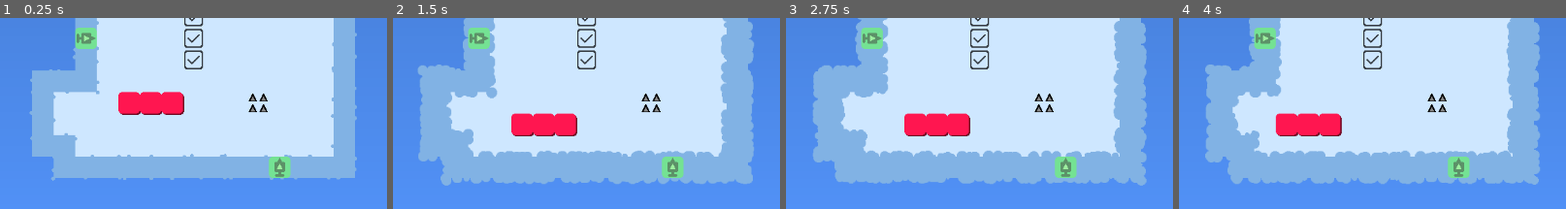
Above: before the commit, frames 1-4 (left to right).
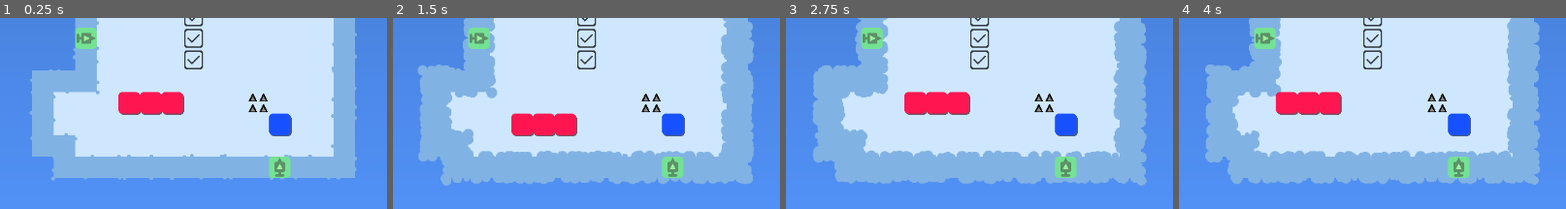
Above: after the commit, the same moments.

Repository: LightPotatoDev/BalloonGam
Game: Godot game, scene res://scenes/Main.tscn
Same seed, same stepped clock (60 frames per second), same inputs: the game is played once before the commit and once after it.
Inputs:
- Up to frame 1 (0.25 s): no input
- Up to frame 2 (1.5 s): tap Enter (ui_accept) at 0.5, 0.77, 0.8, 1.07, 1.35 s; hold Right (ui_right) 0.53-1.28 s; tap Z (undo) at 0.6 s; hold Down (ui_down) from 1.28 s (still down)
- Up to frame 3 (2.75 s): tap Enter (ui_accept) at 1.52, 1.82, 2.3 s; tap Z (undo) at 1.55, 2.1 s; release Down (ui_down) at 2.03 s; hold Right (ui_right) from 2.03 s (still down)
- Up to frame 4 (4 s): release Right (ui_right) at 2.78 s; hold Up (ui_up) 2.78-3.53 s; tap Z (undo) at 2.85 s; tap Enter (ui_accept) at 3.02, 3.32, 3.6, 3.77 s; hold Left (ui_left) from 3.53 s (still down)
The pictures show only the part of the screen within x 13-62%, y 45-95%; the shares and areas given below are measured in that part.

The runs differ from the first frame. In frame 1, 0.9% of the frame differs, in the area x 31-76%, y 40-62%; in frame 2, 0.8%; in frame 3, 4.6%; in frame 4, 4.6%, in the area x 24-76%, y 38-62%.

Commit message:
balloon poppin

Diff:
--- a/project.godot
+++ b/project.godot
@@ -22,6 +22,38 @@
 
 [input]
 
+ui_left={
+"deadzone": 0.5,
+"events": [Object(InputEventKey,"resource_local_to_scene":false,"resource_name":"","device":0,"window_id":0,"alt_pressed":false,"shift_pressed":false,"ctrl_pressed":false,"meta_pressed":false,"pressed":false,"keycode":4194319,"physical_keycode":0,"key_label":0,"unicode":0,"echo":false,"script":null)
+, Object(InputEventJoypadButton,"resource_local_to_scene":false,"resource_name":"","device":0,"button_index":13,"pressure":0.0,"pressed":false,"script":null)
+, Object(InputEventJoypadMotion,"resource_local_to_scene":false,"resource_name":"","device":0,"axis":0,"axis_value":-1.0,"script":null)
+, Object(InputEventKey,"resource_local_to_scene":false,"resource_name":"","device":-1,"window_id":0,"alt_pressed":false,"shift_pressed":false,"ctrl_pressed":false,"meta_pressed":false,"pressed":false,"keycode":0,"physical_keycode":65,"key_label":0,"unicode":97,"echo":false,"script":null)
+]
+}
+ui_right={
+"deadzone": 0.5,
+"events": [Object(InputEventKey,"resource_local_to_scene":false,"resource_name":"","device":0,"window_id":0,"alt_pressed":false,"shift_pressed":false,"ctrl_pressed":false,"meta_pressed":false,"pressed":false,"keycode":4194321,"physical_keycode":0,"key_label":0,"unicode":0,"echo":false,"script":null)
+, Object(InputEventJoypadButton,"resource_local_to_scene":false,"resource_name":"","device":0,"button_index":14,"pressure":0.0,"pressed":false,"script":null)
+, Object(InputEventJoypadMotion,"resource_local_to_scene":false,"resource_name":"","device":0,"axis":0,"axis_value":1.0,"script":null)
+, Object(InputEventKey,"resource_local_to_scene":false,"resource_name":"","device":-1,"window_id":0,"alt_pressed":false,"shift_pressed":false,"ctrl_pressed":false,"meta_pressed":false,"pressed":false,"keycode":0,"physical_keycode":68,"key_label":0,"unicode":100,"echo":false,"script":null)
+]
+}
+ui_up={
+"deadzone": 0.5,
+"events": [Object(InputEventKey,"resource_local_to_scene":false,"resource_name":"","device":0,"window_id":0,"alt_pressed":false,"shift_pressed":false,"ctrl_pressed":false,"meta_pressed":false,"pressed":false,"keycode":4194320,"physical_keycode":0,"key_label":0,"unicode":0,"echo":false,"script":null)
+, Object(InputEventJoypadButton,"resource_local_to_scene":false,"resource_name":"","device":0,"button_index":11,"pressure":0.0,"pressed":false,"script":null)
+, Object(InputEventJoypadMotion,"resource_local_to_scene":false,"resource_name":"","device":0,"axis":1,"axis_value":-1.0,"script":null)
+, Object(InputEventKey,"resource_local_to_scene":false,"resource_name":"","device":-1,"window_id":0,"alt_pressed":false,"shift_pressed":false,"ctrl_pressed":false,"meta_pressed":false,"pressed":false,"keycode":0,"physical_keycode":87,"key_label":0,"unicode":119,"echo":false,"script":null)
+]
+}
+ui_down={
+"deadzone": 0.5,
+"events": [Object(InputEventKey,"resource_local_to_scene":false,"resource_name":"","device":0,"window_id":0,"alt_pressed":false,"shift_pressed":false,"ctrl_pressed":false,"meta_pressed":false,"pressed":false,"keycode":4194322,"physical_keycode":0,"key_label":0,"unicode":0,"echo":false,"script":null)
+, Object(InputEventJoypadButton,"resource_local_to_scene":false,"resource_name":"","device":0,"button_index":12,"pressure":0.0,"pressed":false,"script":null)
+, Object(InputEventJoypadMotion,"resource_local_to_scene":false,"resource_name":"","device":0,"axis":1,"axis_value":1.0,"script":null)
+, Object(InputEventKey,"resource_local_to_scene":false,"resource_name":"","device":-1,"window_id":0,"alt_pressed":false,"shift_pressed":false,"ctrl_pressed":false,"meta_pressed":false,"pressed":false,"keycode":0,"physical_keycode":83,"key_label":0,"unicode":115,"echo":false,"script":null)
+]
+}
 undo={
 "deadzone": 0.5,
 "events": [Object(InputEventKey,"resource_local_to_scene":false,"resource_name":"","device":-1,"window_id":0,"alt_pressed":false,"shift_pressed":false,"ctrl_pressed":false,"meta_pressed":false,"pressed":false,"keycode":0,"physical_keycode":90,"key_label":0,"unicode":122,"echo":false,"script":null)
--- a/resources/balloon_tileset.tres
+++ b/resources/balloon_tileset.tres
@@ -1,9 +1,11 @@
-[gd_resource type="TileSet" load_steps=3 format=3 uid="uid://bfycqwhvfmjyf"]
+[gd_resource type="TileSet" load_steps=4 format=3 uid="uid://bfycqwhvfmjyf"]
 
 [ext_resource type="PackedScene" uid="uid://bmghjdu7kggnd" path="res://scenes/objects/BalloonTile.tscn" id="1_t0ts6"]
+[ext_resource type="PackedScene" uid="uid://du16g7j7n7kmd" path="res://scenes/effects/BalloonPopParticle.tscn" id="2_osu6m"]
 
 [sub_resource type="TileSetScenesCollectionSource" id="TileSetScenesCollectionSource_bepkv"]
 scenes/1/scene = ExtResource("1_t0ts6")
+scenes/2/scene = ExtResource("2_osu6m")
 
 [resource]
 tile_size = Vector2i(32, 32)
--- a/scenes/EventBus.gd
+++ b/scenes/EventBus.gd
@@ -3,6 +3,9 @@
 signal undo()
 signal move()
 
+signal one_balloon_scaled()
+signal balloon_scaled_global()
+
 signal yes_tile_exist()
 signal yes_tile(power:bool)
 signal no_tile(power:bool)
--- a/scenes/GameManager.gd
+++ b/scenes/GameManager.gd
@@ -2,19 +2,19 @@
 
 var yes_tiles_left:int = 0
 var no_tiles:int = 0
+var balloon_scaled:bool = false
 
 func _input(_event):
 	if Global.game_state != Global.STATES.DEFAULT:
 		return
 	if Input.is_action_just_pressed("undo"):
 		EventBus.undo.emit()
-	if Input.is_action_just_pressed("ui_accept"):
-		EventBus.move.emit()
 
 func _init():
 	EventBus.yes_tile_exist.connect(_on_yes_tile_exist)
 	EventBus.yes_tile.connect(_on_yes_tile)
 	EventBus.no_tile.connect(_on_no_tile)
+	EventBus.one_balloon_scaled.connect(_on_one_balloon_scaled)
 
 func _on_yes_tile_exist():
 	yes_tiles_left += 1
@@ -24,6 +24,7 @@
 		yes_tiles_left -= 1
 	else:
 		yes_tiles_left += 1
+	print(yes_tiles_left)
 
 func _on_no_tile(power):
 	if power == true:
@@ -35,3 +36,9 @@
 	if yes_tiles_left == 0 and no_tiles == 0 and Global.game_state == Global.STATES.DEFAULT:
 		Global.game_state = Global.STATES.WIN
 		print('win')
+	if balloon_scaled == true:
+		EventBus.move.emit()
+		balloon_scaled = false
+
+func _on_one_balloon_scaled():
+	balloon_scaled = true
--- a/scenes/Main.tscn
+++ b/scenes/Main.tscn
@@ -1,7 +1,8 @@
-[gd_scene load_steps=5 format=3 uid="uid://2lxmwbgsphcx"]
+[gd_scene load_steps=6 format=3 uid="uid://2lxmwbgsphcx"]
 
 [ext_resource type="Script" path="res://scenes/GameManager.gd" id="1_c0mq4"]
 [ext_resource type="PackedScene" uid="uid://oequqvjpuhvy" path="res://scenes/levels/Level1.tscn" id="2_v4e1o"]
+[ext_resource type="Script" path="res://scenes/YesTilesLeft.gd" id="3_m3tfc"]
 
 [sub_resource type="Gradient" id="Gradient_hmtwq"]
 colors = PackedColorArray(0, 0, 0, 0, 0, 0, 0, 0.235294)
@@ -27,3 +28,15 @@
 offset_right = 1258.0
 offset_bottom = 753.0
 texture = SubResource("GradientTexture2D_k062w")
+
+[node name="UI" type="Control" parent="."]
+layout_mode = 3
+anchors_preset = 0
+offset_right = 40.0
+offset_bottom = 40.0
+
+[node name="YesTilesLeft" type="Label" parent="UI"]
+layout_mode = 0
+offset_right = 40.0
+offset_bottom = 23.0
+script = ExtResource("3_m3tfc")
--- /dev/null
+++ b/scenes/YesTilesLeft.gd
@@ -0,0 +1,11 @@
+extends Label
+
+
+# Called when the node enters the scene tree for the first time.
+func _ready():
+	pass
+
+
+# Called every frame. 'delta' is the elapsed time since the previous frame.
+func _process(delta):
+	pass
--- /dev/null
+++ b/scenes/effects/BalloonPopParticle.tscn
@@ -0,0 +1,43 @@
+[gd_scene load_steps=7 format=3 uid="uid://du16g7j7n7kmd"]
+
+[ext_resource type="Texture2D" uid="uid://caplh0but8ii" path="res://resources/sprites/triangle.png" id="1_p43bd"]
+[ext_resource type="Script" path="res://scenes/effects/FreeParticle.gd" id="2_drx00"]
+
+[sub_resource type="CurveXYZTexture" id="CurveXYZTexture_gcoul"]
+
+[sub_resource type="Curve" id="Curve_6onav"]
+_data = [Vector2(0, 1), 0.0, -3.21249, 0, 0, Vector2(1, 0), -0.166016, 0.0, 0, 0]
+point_count = 2
+
+[sub_resource type="CurveTexture" id="CurveTexture_81e0r"]
+curve = SubResource("Curve_6onav")
+
+[sub_resource type="ParticleProcessMaterial" id="ParticleProcessMaterial_m2p2y"]
+particle_flag_disable_z = true
+emission_shape_scale = Vector3(2, 2, 1)
+emission_shape = 3
+emission_box_extents = Vector3(1, 1, 1)
+angle_max = 720.0
+direction = Vector3(-1, 0, 0)
+spread = 180.0
+initial_velocity_min = 300.0
+initial_velocity_max = 600.0
+directional_velocity_min = 0.0
+directional_velocity_max = 0.0
+directional_velocity_curve = SubResource("CurveXYZTexture_gcoul")
+gravity = Vector3(0, 0, 0)
+scale_min = 4.0
+scale_max = 6.0
+scale_curve = SubResource("CurveTexture_81e0r")
+
+[node name="BalloonPopParticle" type="GPUParticles2D"]
+emitting = false
+amount = 2
+process_material = SubResource("ParticleProcessMaterial_m2p2y")
+texture = ExtResource("1_p43bd")
+lifetime = 0.15
+one_shot = true
+explosiveness = 1.0
+script = ExtResource("2_drx00")
+
+[connection signal="finished" from="." to="." method="_on_finished"]
--- /dev/null
+++ b/scenes/effects/FreeParticle.gd
@@ -0,0 +1,8 @@
+extends GPUParticles2D
+
+
+func _ready():
+	emitting = true
+
+func _on_finished():
+	queue_free()
--- a/scenes/levels/Level1.tscn
+++ b/scenes/levels/Level1.tscn
@@ -31,7 +31,13 @@
 script = ExtResource("2_anakg")
 
 [node name="Balloon" parent="." instance=ExtResource("7_w2k08")]
+modulate = Color(1, 0.0862745, 0.313726, 1)
 layer_0/tile_data = PackedInt32Array(917514, 0, 65536, 917515, 0, 65536, 917516, 0, 65536)
+
+[node name="Balloon2" parent="." instance=ExtResource("7_w2k08")]
+modulate = Color(0.0901961, 0.317647, 1, 1)
+layer_0/tile_data = PackedInt32Array(983057, 0, 65536)
+is_player = false
 
 [node name="Objects" type="TileMap" parent="."]
 tile_set = ExtResource("3_1g1vt")
--- a/scenes/objects/AirTank.gd
+++ b/scenes/objects/AirTank.gd
@@ -10,7 +10,6 @@
 		anim.play("air_add")
 
 func _on_area_2d_body_entered(balloon):
-	print('a')
 	colliding = true
 	balloon.get_parent().scalable_dir[dir] = true
 
--- a/scenes/objects/Balloon.gd
+++ b/scenes/objects/Balloon.gd
@@ -1,20 +1,31 @@
 extends Pushable
 class_name Balloon
 
+@onready var balloon_pop_particle = preload("res://scenes/effects/BalloonPopParticle.tscn")
+
 var scalable_dir = {Vector2.UP:false, Vector2.RIGHT:false, Vector2.DOWN:false, Vector2.LEFT:false}
 var child_pos_hist = []
+var child_snapshot = []
+
+func _ready():
+	super._ready()
+	child_snapshot = child_pos.duplicate()
 
 func get_input():
 	super.get_input()
 	if Global.game_state != Global.STATES.DEFAULT:
 		return
+	#every frame wtf, feels like shit
+	child_snapshot = child_pos.duplicate()
 	if Input.is_action_just_pressed("ui_accept"):
-		#print(scalable_dir)
 		var pos_to_add:Dictionary = {} #used as set
 		for dir in scalable_dir:
 			if scalable_dir[dir] == true:
 				for p in determine_scale_pos(dir):
 					pos_to_add[p] = null
+
+		if !pos_to_add.is_empty():
+			EventBus.one_balloon_scaled.emit()
 
 		for pos in pos_to_add.keys():
 			scale_balloon(pos)
@@ -37,7 +48,7 @@
 
 func _on_move():
 	super._on_move()
-	child_pos_hist.append(child_pos.duplicate())
+	child_pos_hist.append(child_snapshot)
 
 func _on_undo():
 	super._on_undo()
@@ -61,3 +72,12 @@
 
 	child_pos = child_pos_hist[-1].duplicate()
 	child_pos_hist.remove_at(child_pos_hist.size()-1)
+
+func destroy():
+	var pp = child_pos.duplicate()
+	super.destroy()
+	for p in pp:
+		var particle = balloon_pop_particle.instantiate()
+		particle.process_material.color = modulate
+		particle.position = p * 32 + Vector2.ONE * 16
+		add_child(particle)
--- a/scenes/objects/BalloonTile.gd
+++ b/scenes/objects/BalloonTile.gd
@@ -2,7 +2,22 @@
 class_name BalloonTile
 
 @onready var anim = $AnimationPlayer
+var moved_before:bool = false
+
+func _ready():
+	EventBus.move.connect(_on_move)
+	EventBus.undo.connect(_on_undo)
 
 func scale_anim():
 	anim.stop()
 	anim.play("scale")
+
+func _on_move():
+	moved_before = true
+
+func _on_undo():
+	moved_before = false
+
+func _on_area_2d_body_entered(body):
+	if body.get_parent() != self.get_parent() and moved_before:
+		self.get_parent().destroy()
--- a/scenes/objects/BalloonTile.tscn
+++ b/scenes/objects/BalloonTile.tscn
@@ -1,10 +1,10 @@
-[gd_scene load_steps=6 format=3 uid="uid://bmghjdu7kggnd"]
+[gd_scene load_steps=7 format=3 uid="uid://bmghjdu7kggnd"]
 
 [ext_resource type="Script" path="res://scenes/objects/BalloonTile.gd" id="1_62ay0"]
 [ext_resource type="Texture2D" uid="uid://2jap1cmbn5vi" path="res://resources/sprites/balloon.png" id="2_7asyw"]
 
-[sub_resource type="RectangleShape2D" id="RectangleShape2D_tw6dm"]
-size = Vector2(10, 10)
+[sub_resource type="RectangleShape2D" id="RectangleShape2D_ge4qg"]
+size = Vector2(4, 4)
 
 [sub_resource type="Animation" id="Animation_gqa0q"]
 resource_name = "scale"
@@ -27,6 +27,9 @@
 "scale": SubResource("Animation_gqa0q")
 }
 
+[sub_resource type="RectangleShape2D" id="RectangleShape2D_f13b4"]
+size = Vector2(5, 5)
+
 [node name="BalloonTile" type="CharacterBody2D" groups=["balloon"]]
 script = ExtResource("1_62ay0")
 
@@ -34,15 +37,22 @@
 texture = ExtResource("2_7asyw")
 
 [node name="Shadow" type="Sprite2D" parent="Sprite2D"]
-modulate = Color(0.439216, 0.439216, 0.439216, 1)
+modulate = Color(0.239216, 0.239216, 0.239216, 0.65098)
 z_index = -1
 position = Vector2(2, 2)
 texture = ExtResource("2_7asyw")
 
 [node name="CollisionShape2D" type="CollisionShape2D" parent="."]
-shape = SubResource("RectangleShape2D_tw6dm")
+shape = SubResource("RectangleShape2D_ge4qg")
 
 [node name="AnimationPlayer" type="AnimationPlayer" parent="."]
 libraries = {
 "": SubResource("AnimationLibrary_m35go")
 }
+
+[node name="Area2D" type="Area2D" parent="."]
+
+[node name="CollisionShape2D" type="CollisionShape2D" parent="Area2D"]
+shape = SubResource("RectangleShape2D_f13b4")
+
+[connection signal="body_entered" from="Area2D" to="." method="_on_area_2d_body_entered"]
--- a/scenes/objects/Pushable.gd
+++ b/scenes/objects/Pushable.gd
@@ -47,7 +47,7 @@
 		if group == "balloon" and col.get_parent() not in exclude_list:
 			movable = col.get_parent().check_move_collision(dir, exclude_list)
 			if movable:
-				things_to_move[col] = null
+				things_to_move[col.get_parent()] = null
 
 	return movable
 
@@ -70,8 +70,11 @@
 		thing.move(dir)
 	things_to_move = {}
 	instant_finish_tween()
+	Global.game_state = Global.STATES.MOVING
 	tween = create_tween()
 	tween.tween_property(self,"position",position+dir*32,0.05).set_trans(Tween.TRANS_SINE).set_ease(Tween.EASE_OUT)
+	await tween.finished
+	Global.game_state = Global.STATES.DEFAULT
 
 func cant_move(dir:Vector2):
 	pass
--- a/scenes/objects/Spike.gd
+++ b/scenes/objects/Spike.gd
@@ -1,5 +1,4 @@
 extends Node2D
-
 
 func _on_area_2d_body_entered(balloon):
 	balloon.get_parent().destroy()
Binary file changed: resources/sprites/balloon.png
Binary file added: resources/sprites/triangle.png
Not shown, added: resources/sprites/triangle.png.import
Not shown, added: scenes/objects/BalD2EC.tmp
